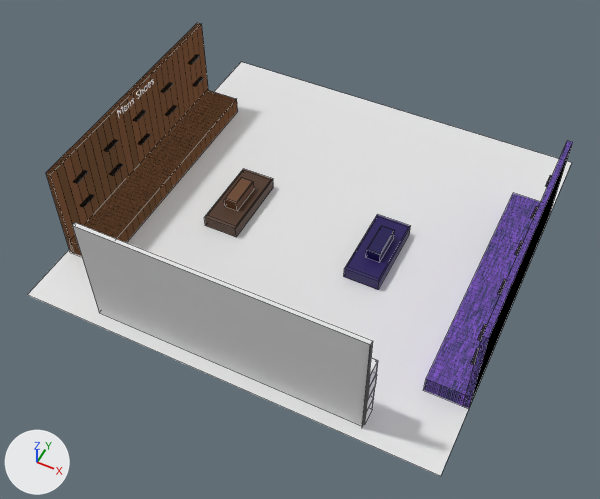
An edit to the Blender file Blend/Shelves/ShoeStoreLayout.blend, drawn before and after from the same camera.
Rendered twice from a camera (50 mm lens) standing at (27.3, -59.6, 68.7) and looking at (0.5, -6.1, 1.7). The lights are fixed; the arrows at lower left show +X, +Y and +Z. Mesh edges are drawn as thin lines on the coarser meshes.
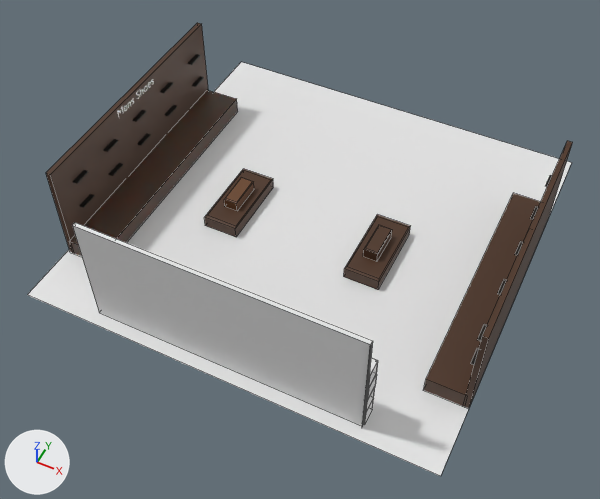
Location of each change, (x1, y1, x2, y2) in pixels of the pictures (600 x 499 px):
'Cube.026', surface changed
    both: (46, 23, 208, 253)
'Cube.027', surface changed
    both: (71, 90, 238, 256)
'Cube.004', surface changed (purple to brown)
    both: (424, 193, 541, 407)
'Cube.005', surface changed
    both: (464, 141, 573, 408)
'Cube', recoloured (blue to brown)
    both: (344, 214, 410, 290)
'Cube.001', recoloured, moved (blue to brown)
    before: (366, 226, 395, 262)
    after: (363, 225, 392, 261)

What changed in the scene script:
```text
Change mat_material:
    mat_material.base_color: (0.0139, 0.00282, 0.102) -> (0.074, 0.0311, 0.0133)  # dark purple #1f095a -> brown #4d311e
Change mat_material_001:
    mat_material_001.base_color: (0.0043, 0.0, 0.08) -> (0.074, 0.0311, 0.0133)  # dark blue #0e0050 -> brown #4d311e
Change mat_material_007:
    where n0 = _N.new('ShaderNodeOutputMaterial'); n0.name = 'Material Output'
    remove n1 = _N.new('ShaderNodeTexBrick'); n1.name = 'Brick Texture.001'
    remove n1.inputs[1].default_value = (0.0392, 0.0583, 0.118, 1.0)  # 'Color1', dark blue #384460
    remove n1.inputs[2].default_value = (0.259, 0.118, 0.626, 1.0)  # 'Color2', purple #8b60cf
    remove n1.inputs[4].default_value = 12.9  # 'Scale'
    remove _L.new(n1.outputs[0], n0.inputs[0])  # 'Color' to 'Surface'
    add n2 = _N.new('ShaderNodeBsdfPrincipled'); n2.name = 'Principled BSDF'
    add n2.distribution = 'GGX'
    add n2.subsurface_method = 'RANDOM_WALK_SKIN'
    add n2.inputs[0].default_value = (0.074, 0.0311, 0.0133, 1.0)  # 'Base Color', brown #4d311e
    add _L.new(n2.outputs[0], n0.inputs[0])  # 'BSDF' to 'Surface'
Change mat_material_008:
    where n0 = _N.new('ShaderNodeOutputMaterial'); n0.name = 'Material Output'
    remove n1 = _N.new('ShaderNodeTexBrick'); n1.name = 'Brick Texture'
    remove n1.inputs[1].default_value = (0.0392, 0.0583, 0.118, 1.0)  # 'Color1', dark blue #384460
    remove n1.inputs[2].default_value = (0.259, 0.118, 0.626, 1.0)  # 'Color2', purple #8b60cf
    remove n1.inputs[4].default_value = 12.9  # 'Scale'
    remove _L.new(n1.outputs[0], n0.inputs[0])  # 'Color' to 'Surface'
    add n2 = _N.new('ShaderNodeBsdfPrincipled'); n2.name = 'Principled BSDF'
    add n2.distribution = 'GGX'
    add n2.subsurface_method = 'RANDOM_WALK_SKIN'
    add n2.inputs[0].default_value = (0.074, 0.0311, 0.0133, 1.0)  # 'Base Color', brown #4d311e
    add _L.new(n2.outputs[0], n0.inputs[0])  # 'BSDF' to 'Surface'
Change mat_material_006:
    remove # nodes: OutputMaterial, TexBrick
    remove # colours: brown #4b3524, brown #5e3e2b
    nodes: BsdfPrincipled, OutputMaterial
    colours: brown #553e31
Change mat_material_009:
    where n0 = _N.new('ShaderNodeOutputMaterial'); n0.name = 'Material Output'
    remove n1 = _N.new('ShaderNodeTexBrick'); n1.name = 'Brick Texture.001'
    remove n1.inputs[1].default_value = (0.0708, 0.0361, 0.0176, 1.0)  # 'Color1', brown #4b3524
    remove n1.inputs[2].default_value = (0.111, 0.0488, 0.0237, 1.0)  # 'Color2', brown #5e3e2b
    remove n1.inputs[4].default_value = 12.9  # 'Scale'
    remove _L.new(n1.outputs[0], n0.inputs[0])  # 'Color' to 'Surface'
    add n2 = _N.new('ShaderNodeBsdfPrincipled'); n2.name = 'Principled BSDF'
    add n2.distribution = 'GGX'
    add n2.subsurface_method = 'RANDOM_WALK_SKIN'
    add n2.inputs[0].default_value = (0.074, 0.0311, 0.0133, 1.0)  # 'Base Color', brown #4d311e
    add _L.new(n2.outputs[0], n0.inputs[0])  # 'BSDF' to 'Surface'
Change ob_cube_001:
    ob_cube_001.location: (8.0, -1.6, 2.0) -> (7.7, -1.6, 2.0)
```
